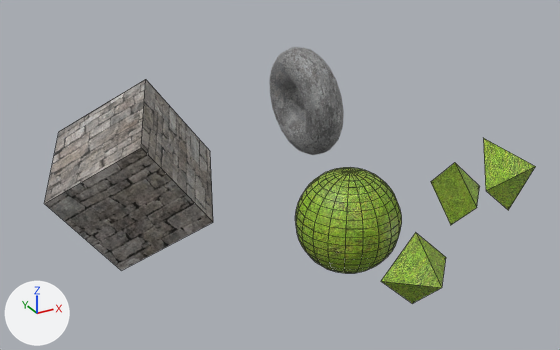
Two versions of the FBX model Game/Assets/Models/primitives_with_parent2.fbx, one commit apart.
The view is the same before and after, from a 50 mm camera at (-0.0744, -0.1405, 0.0667) aimed at (-0.0016, -0.0082, 0.0006). The axes (+X, +Y, +Z) are drawn at lower left. The lights are the same throughout. Mesh edges are drawn as thin lines on the coarser meshes. Where no turn or scale is listed for an object, it has been applied to the vertices.

In view in the first picture: 'pCube1', 'pPyramid1', 'pPyramid2', 'pPyramid3', 'pSphere1', 'pTorus1'.
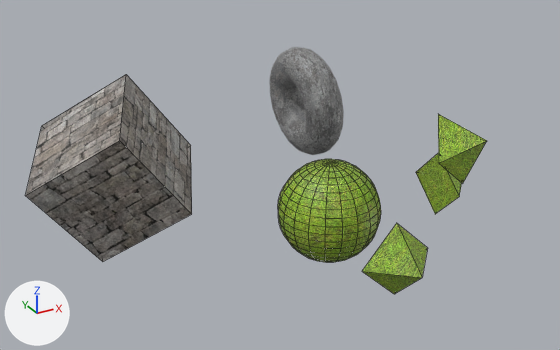
The newer file is also turned or shifted as a whole; pictures and numbers use the older file's frame.

Where the change shows, as pixel boxes (x1, y1, x2, y2) in the pictures (560 x 350 px):
'pCube1', moved: before (44, 79, 213, 271); after (25, 74, 192, 262)
'pSphere1', moved: before (295, 167, 402, 273); after (278, 159, 381, 262)
'pPyramid3', mesh moved: before (483, 138, 536, 210); after (438, 114, 487, 183)
'pPyramid2', mesh moved: before (381, 233, 446, 304); after (362, 223, 427, 294)
'pPyramid1', mesh moved: before (431, 163, 480, 225); after (416, 153, 462, 214)

The change, as a diff of the scene's bpy script:
```diff
--- a/Game/Assets/Models/primitives_with_parent2.fbx.py
+++ b/Game/Assets/Models/primitives_with_parent2.fbx.py
@@ me_mesh_002 @@
 me_mesh_002.from_pydata(...)  # 5 vertices, 5 faces; spans x -0.00715..0.00697, y -0.00353..0.00372, z -0.00707..0.00706
 # used by ob_ppyramid2; location = (0.001, -0.0544, -0.001)
+# me_mesh_002 part 2: the whole mesh is moved by (-0.00199, 0.00272, 0.00103)
 me_mesh_002.materials.append(mat_lambert2)
@@ me_mesh_003 @@
 me_mesh_003.from_pydata(...)  # 5 vertices, 5 faces; spans x -0.00764..0.00416, y -0.00273..0.00662, z -0.00789..0.00504
 # used by ob_ppyramid3; location = (0.021, -0.0517, 0.0133)
+# me_mesh_003 part 3: the whole mesh is moved by (-0.00194, 0.01007, 0.00166)
 me_mesh_003.materials.append(mat_lambert2)
@@ me_mesh_001 @@
 me_mesh_001.from_pydata(...)  # 5 vertices, 5 faces; spans x -0.0038..0.00353, y -0.00707..0.00707, z -0.0072..0.00693
 # used by ob_ppyramid1; location = (0.0286, -0.0322, 0.0)
+# me_mesh_001 part 1: the whole mesh is moved by (0.00043, 0.00559, 0.0)
 me_mesh_001.materials.append(mat_lambert2)
@@ ob_pcube1 @@
 ob_pcube1 = bpy.data.objects.new('pCube1', me_mesh_004)
-ob_pcube1.location = (-0.0285, 0.0078, 0.0)
+ob_pcube1.location = (-0.0309, 0.0133, 0.0)
@@ ob_psphere1 @@
 ob_psphere1 = bpy.data.objects.new('pSphere1', me_mesh)
-ob_psphere1.location = (0.0, -0.0319, 0.0)
+ob_psphere1.location = (-0.0009, -0.0267, 0.0)
```
